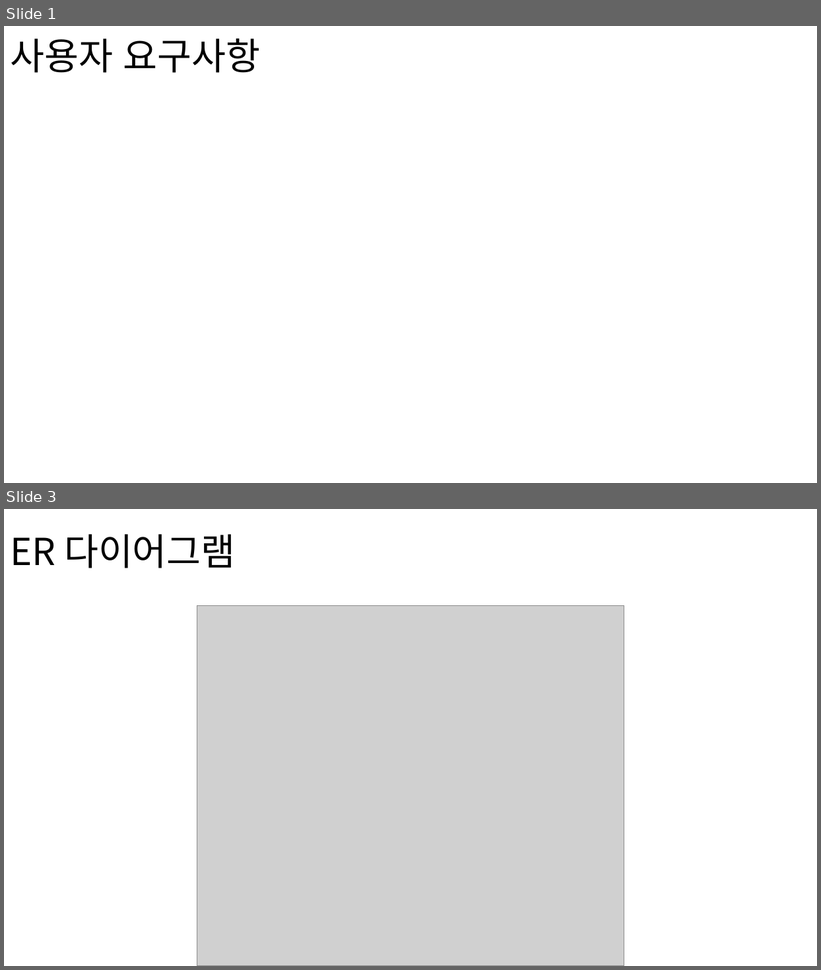
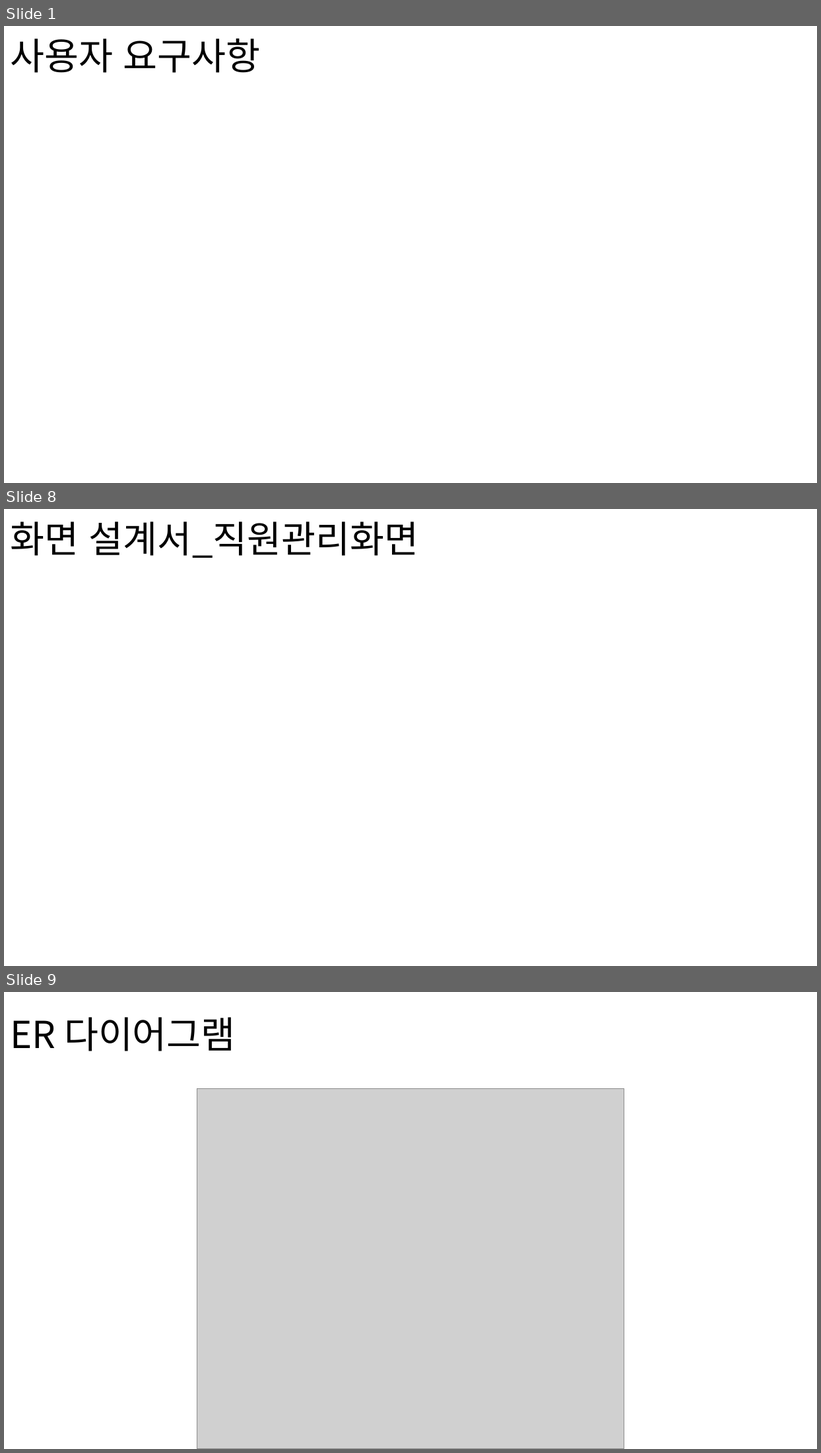
Before and after one commit to 201411096/JavaBasic, a slide deck: JavaBasic/src/t_teamproject/teamproject_02/document/forSubmission/포트폴리오.pptx. Shown one above the other, each under a label of ours: slides 1 and 3 before the commit, slides 1, 8 and 9 after it; the slides between them are not shown. The pictures are 821x970 and 821x1453 pixels, drawn with LibreOffice and Linux fonts; fonts in the diff are those of the drawing; grey boxes stand for pictures; background and template pictures are left out. Boxes give left, top, right and bottom in pixels: in the first picture for what was removed or moved away, otherwise in the second. Text is boxed around its words. In the diff, an @@ line names an element or a change of style, - is before the commit and + after.

```diff
--- a/JavaBasic/src/t_teamproject/teamproject_02/document/forSubmission/포트폴리오.pptx
+++ b/JavaBasic/src/t_teamproject/teamproject_02/document/forSubmission/포트폴리오.pptx
@@ slide 8 added at (x1=4, y1=509, x2=817, y2=966), background picture (left out) @@
@@ title added at (x1=10, y1=522, x2=418, y2=558), 44 pt, text #000000 @@
+화면 설계서_직원관리화면
@@ what was slide 3 is now slide 9 @@
```
Also in this commit, not shown: 1 slide changed, 5 other slides added, 8 other files.
